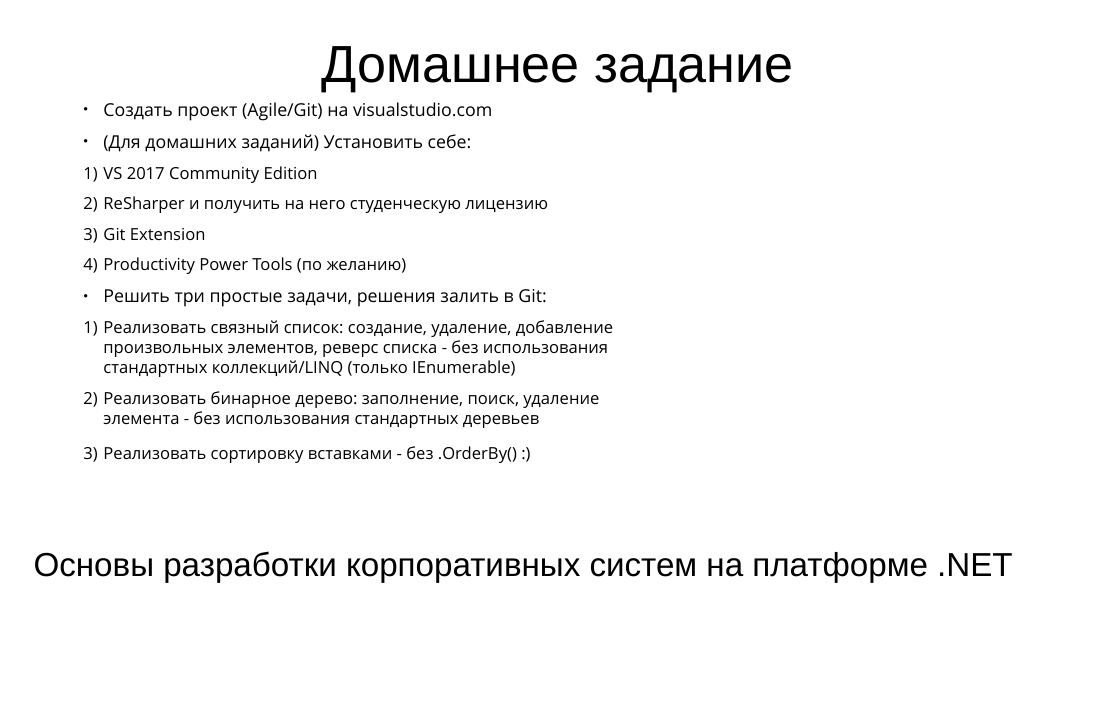
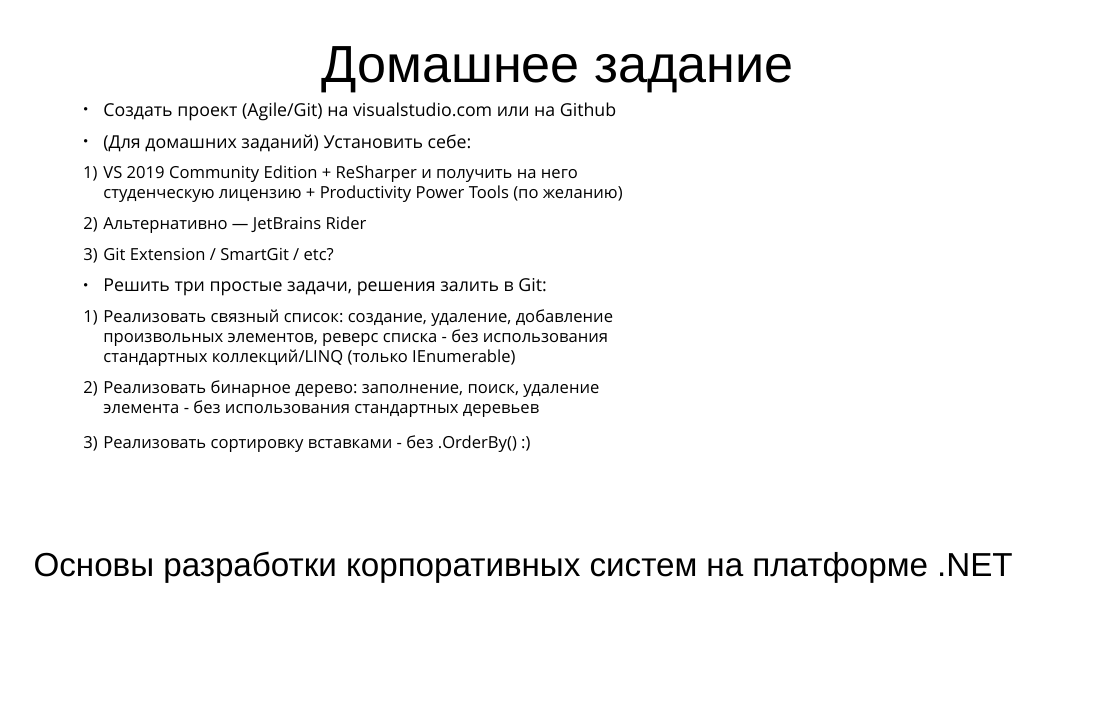
Before and after one commit to PeshekhonovK/ExampleSolution, a slide deck: slide 12 of docs/ЛЭТИ ВвПП 2020.1.pptx (slide 13 before the commit). Drawn at 1120x706 pixels with LibreOffice and Linux fonts; fonts in the diff are those of the drawing; background and template pictures are left out. Boxes give left, top, right and bottom in pixels: in the first picture for what was removed or moved away, otherwise in the second. Text is boxed around its words. In the diff, an @@ line names an element or a change of style, - is before the commit and + after.

```diff
--- a/docs/ЛЭТИ ВвПП 2020.1.pptx
+++ b/docs/ЛЭТИ ВвПП 2020.1.pptx
@@ text at [103, 102, 616, 121]: text changed @@
-● Создать проект (Agile/Git) на visualstudio.com
+● Создать проект (Agile/Git) на visualstudio.com или на Github
@@ text at [103, 165, 623, 261]: text changed @@
-1) VS 2017 Community Edition
-2) ReSharper и получить на него студенческую лицензию
-3) Git Extension
-4) Productivity Power Tools (по желанию)
+1) VS 2019 Community Edition + ReSharper и получить на него студенческую лицензию + Productivity Power Tools (по желанию)
+2) Альтернативно — JetBrains Rider
+3) Git Extension / SmartGit / etc?
```
Also in this commit, not shown: 3 other slides changed, 1 slide removed.
